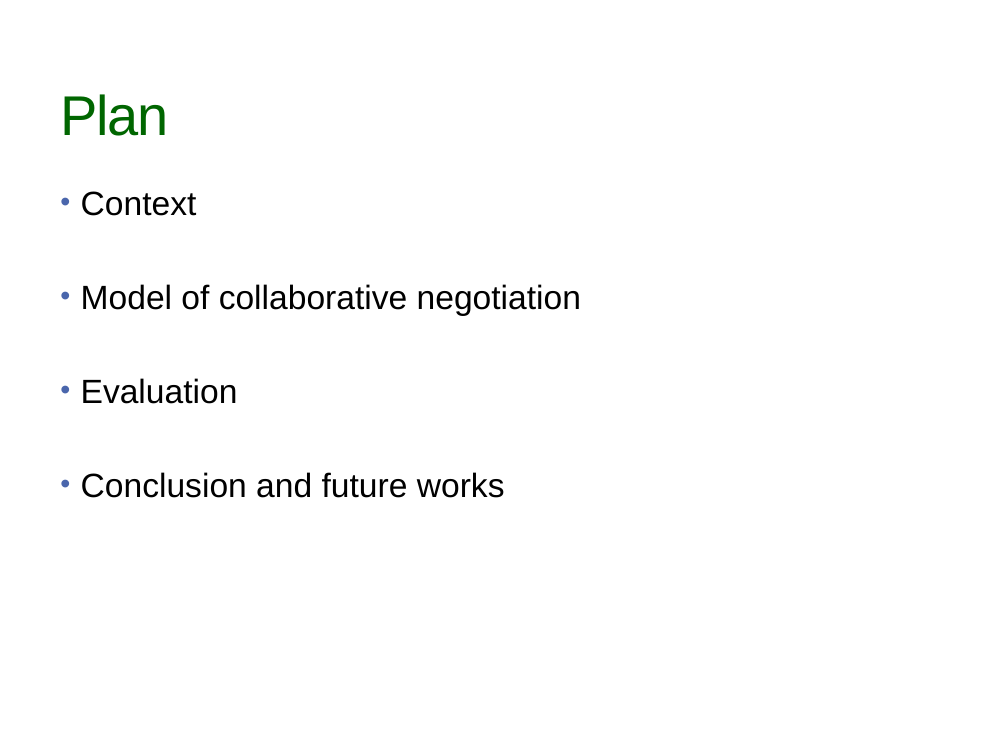
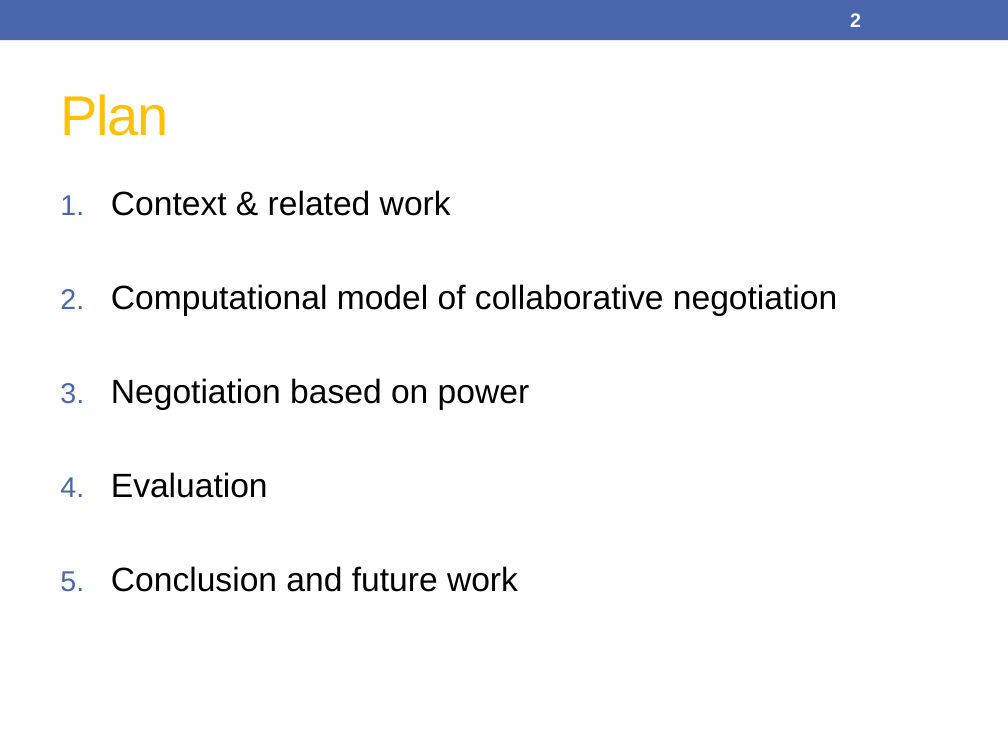
Before and after one commit to Olydia/Discolog, a slide deck: slide 2 of papers/Presentations/IVA17/IVA17.pptx. Drawn at 1008x756 pixels with LibreOffice and Linux fonts; fonts in the diff are those of the drawing. Boxes give left, top, right and bottom in pixels: in the first picture for what was removed or moved away, otherwise in the second. Text is boxed around its words. In the diff, an @@ line names an element or a change of style, - is before the commit and + after.

```diff
--- a/papers/Presentations/IVA17/IVA17.pptx
+++ b/papers/Presentations/IVA17/IVA17.pptx
@@ rectangle added at (0, 0, 1008, 40), fill #4A66AC @@
@@ page number added at (850, 13, 861, 27), 14 pt, text #FFFFFF, bold @@
+2
@@ title "Plan" at (60, 94, 168, 136): text colour #006600 to #FFC000 @@
@@ text at (111, 190, 837, 410): text changed @@
-• Context
-• Model of collaborative negotiation
+1. Context & related work
+2. Computational model of collaborative negotiation
+3. Negotiation based on power
@@ text at (111, 472, 268, 498): bullet • to 1. @@
@@ text at (111, 566, 518, 592): text changed @@
-• Conclusion and future works
+5. Conclusion and future work
```
Also in this commit, not shown: 21 other slides changed, 5 slides added, 7 slides removed, 5 other files.
